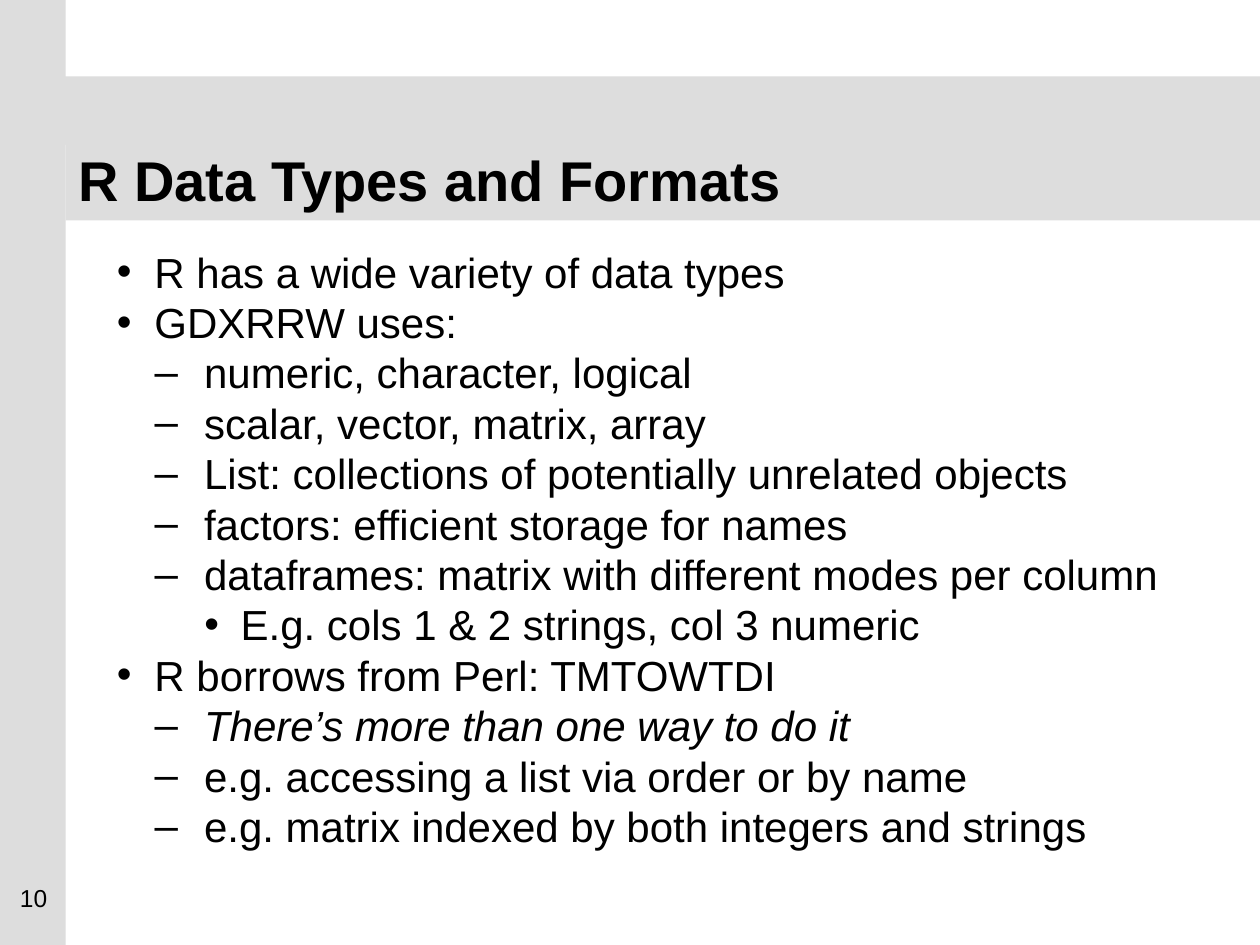
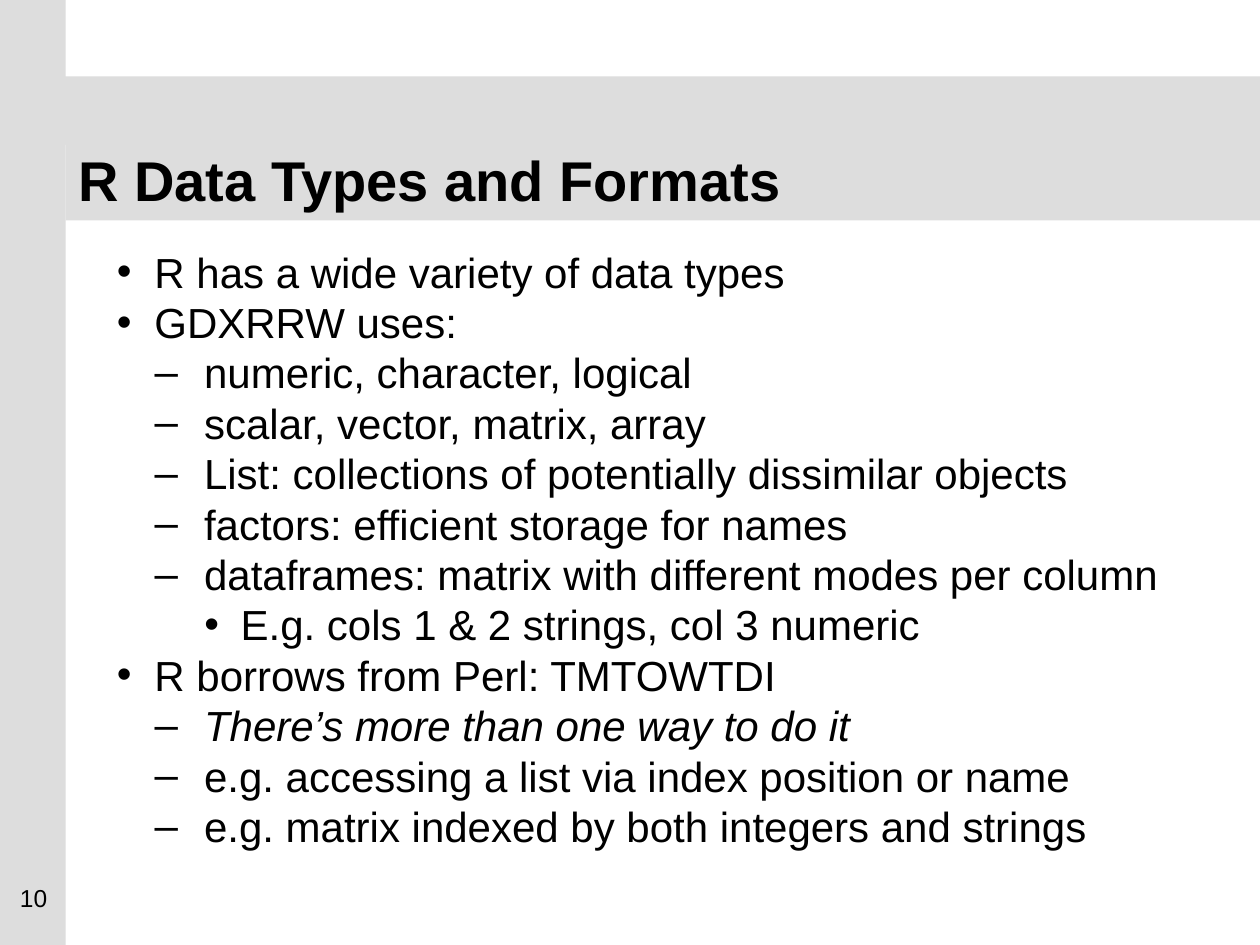
Before and after one commit to GAMS-dev/gdxrrw, a slide deck: slide 10 of sandbox/ISMP_Berlin_2012_GDXRRW.pptx. Drawn at 1260x945 pixels with LibreOffice and Linux fonts; fonts in the diff are those of the drawing; background and template pictures are left out. Boxes give left, top, right and bottom in pixels: in the first picture for what was removed or moved away, otherwise in the second. Text is boxed around its words. In the diff, an @@ line names an element or a change of style, - is before the commit and + after.

Commit message:
save final edits

```diff
--- a/sandbox/ISMP_Berlin_2012_GDXRRW.pptx
+++ b/sandbox/ISMP_Berlin_2012_GDXRRW.pptx
@@ text at (204, 458, 1067, 498): text changed @@
-  – List: collections of potentially unrelated objects
+  – List: collections of potentially dissimilar objects
@@ text at (204, 761, 1070, 800): text changed @@
-  – e.g. accessing a list via order or by name
+  – e.g. accessing a list via index position or name
```
Also in this commit, not shown: 8 other slides changed, 1 slide added, 11 slides removed.
